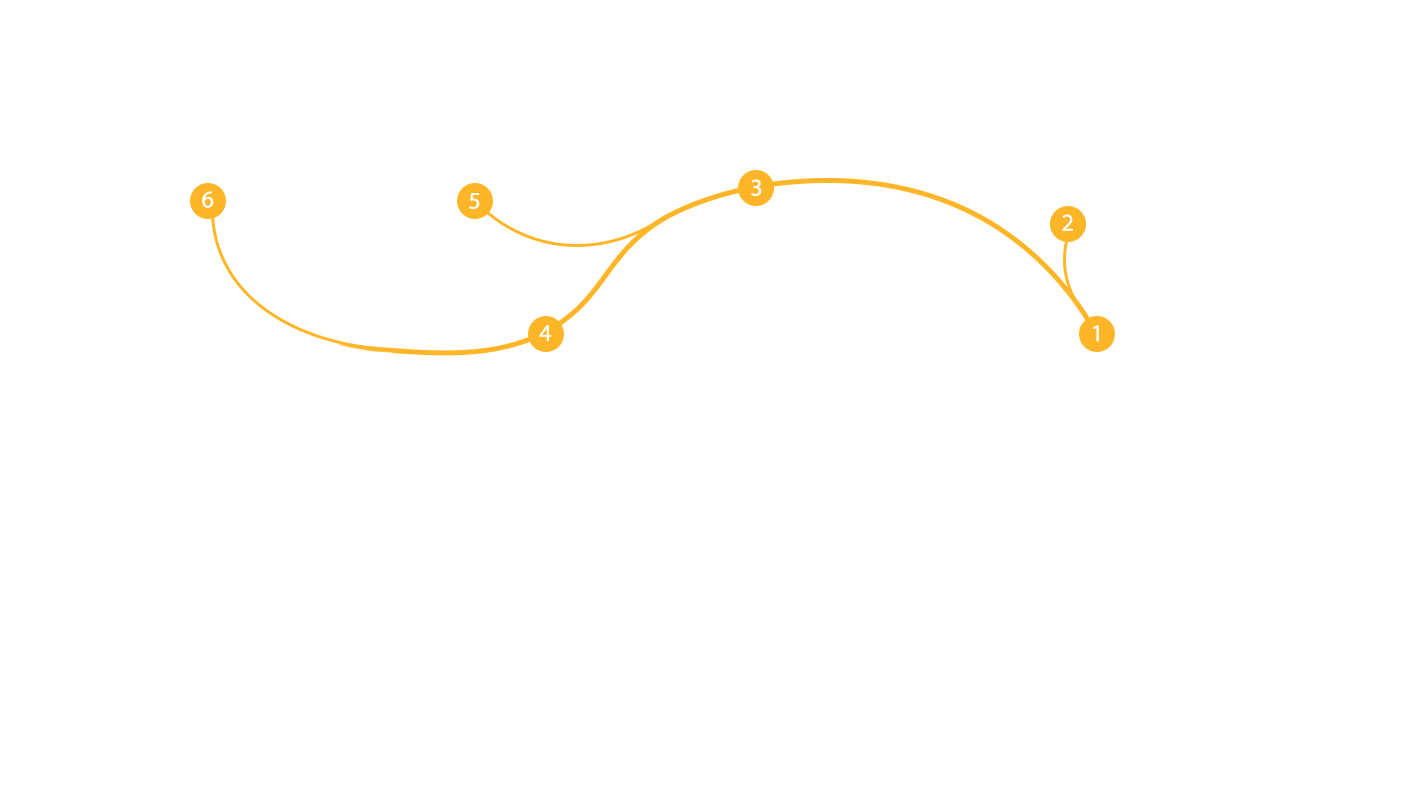
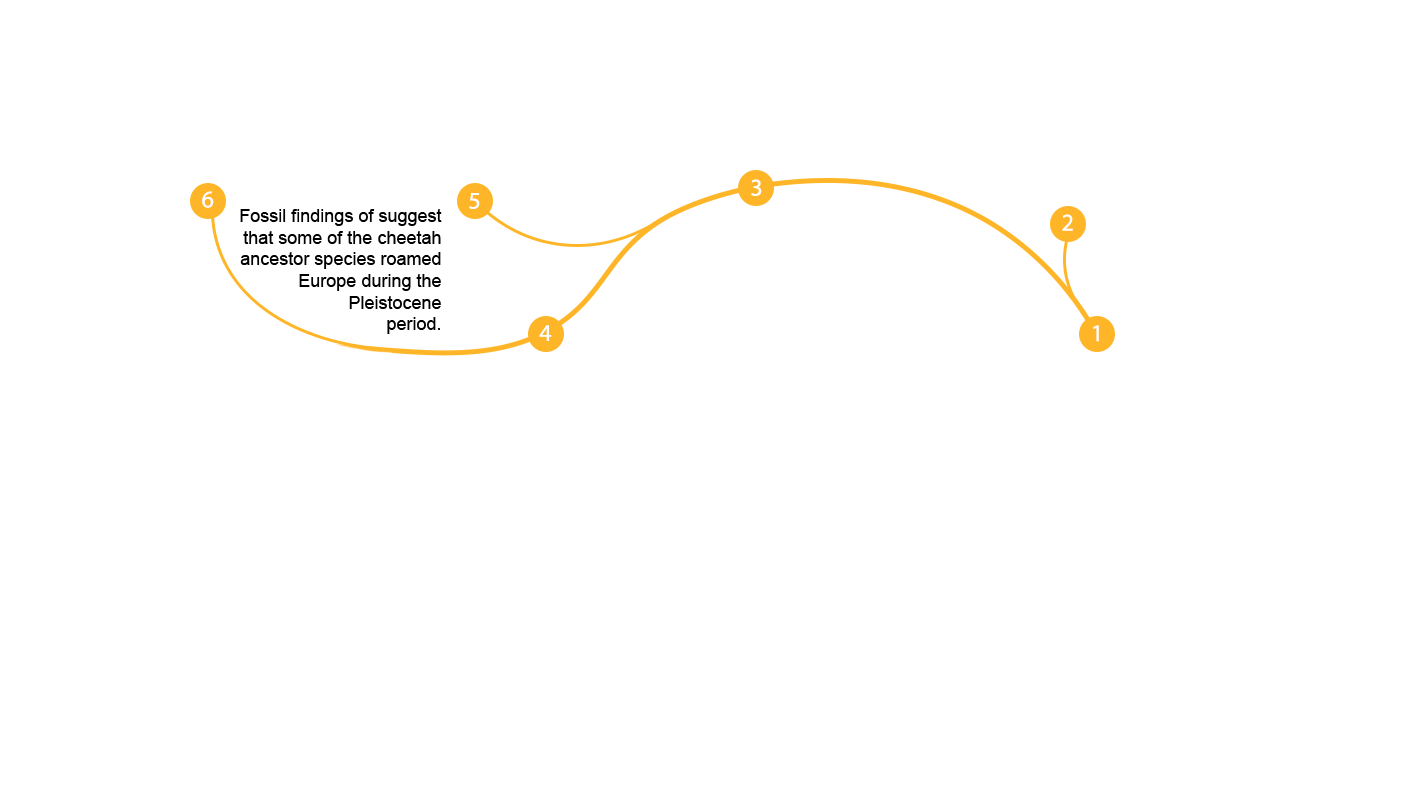
The second w=1415, h=809 image is a revision of the first. Changes to its layers:
added layer "Description" above "7" over [240, 209, 442, 334]
